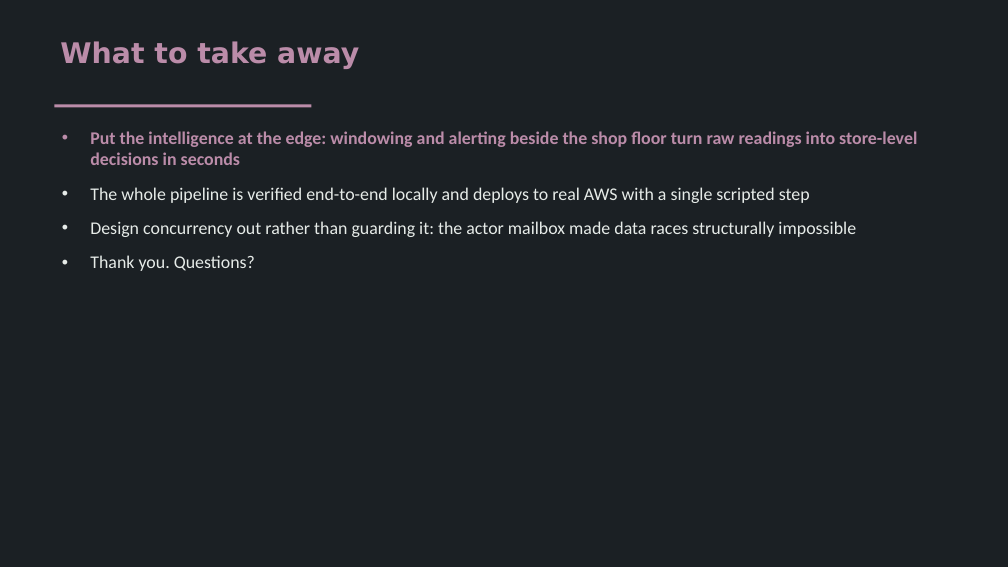
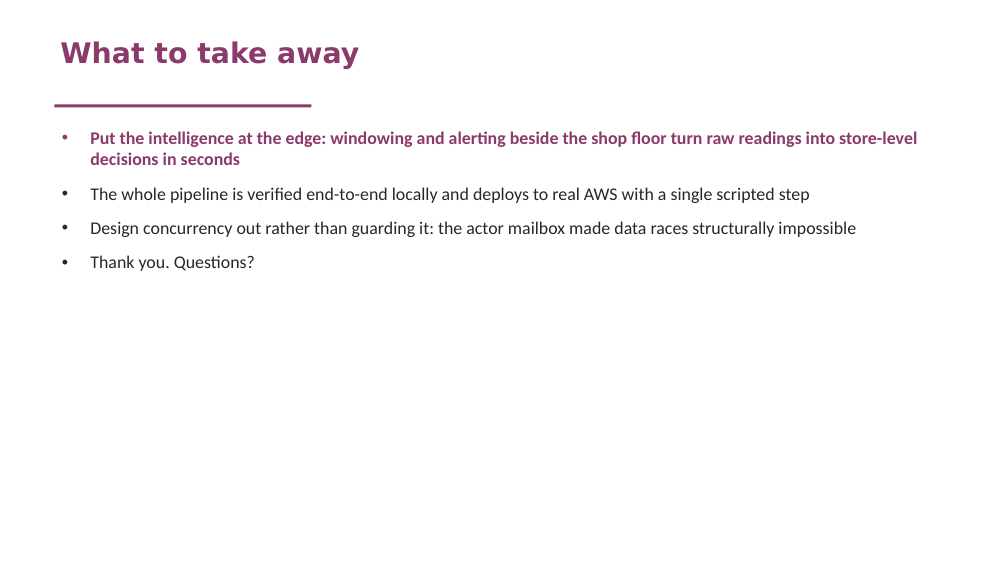
Before and after one commit to valletivarish/FEC_version_2, a slide deck: slide 6 of ppt/retail-footfall-inventory.pptx. Drawn at 1008x567 pixels with LibreOffice and Linux fonts; fonts in the diff are those of the drawing. Boxes give left, top, right and bottom in pixels: in the first picture for what was removed or moved away, otherwise in the second. Text is boxed around its words. In the diff, an @@ line names an element or a change of style, - is before the commit and + after.

Commit message:
Ensure no two decks share a theme: ΔE colour audit across all archetype+cover groups; move bridge->underline, retail/water->plain, industrial->diagonal (dark now marine-only); recolour smart-city/smart-building/parking/transit/elevator/cold-chain/aquaculture to spread the palette. 0 collisions at ΔE<20

```diff
--- a/ppt/retail-footfall-inventory.pptx
+++ b/ppt/retail-footfall-inventory.pptx
@@ rectangle removed at box(0, 0, 1008, 567) @@
@@ title "What to take away" at box(60, 41, 359, 69): text colour #BB8CA9 to #8A3A6B @@
@@ rectangle at box(54, 104, 312, 107): fill #BB8CA9 to #8A3A6B @@
@@ text "Put the intelligence at the ..." at box(90, 131, 917, 271): text colour #BB8CA9 to #8A3A6B in "Put the intelligence at the edge: windowing ..."; text colour #E6EBE8 to #232A26 in "The whole pipeline is verified end-to-end locally ...", "Design concurrency out rather than guarding it: ...", "Thank you. Questions?" @@
```
Also in this commit, not shown: 4 other slides changed, 24 other files.
